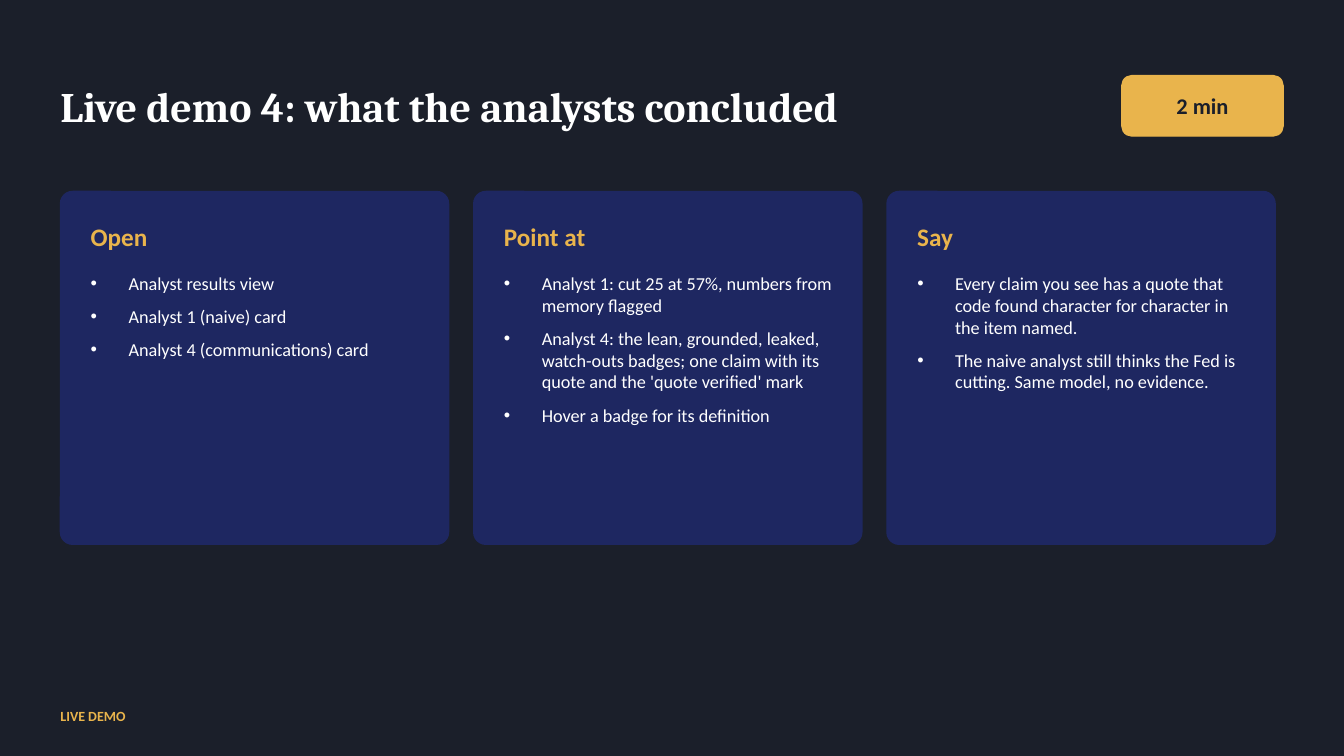
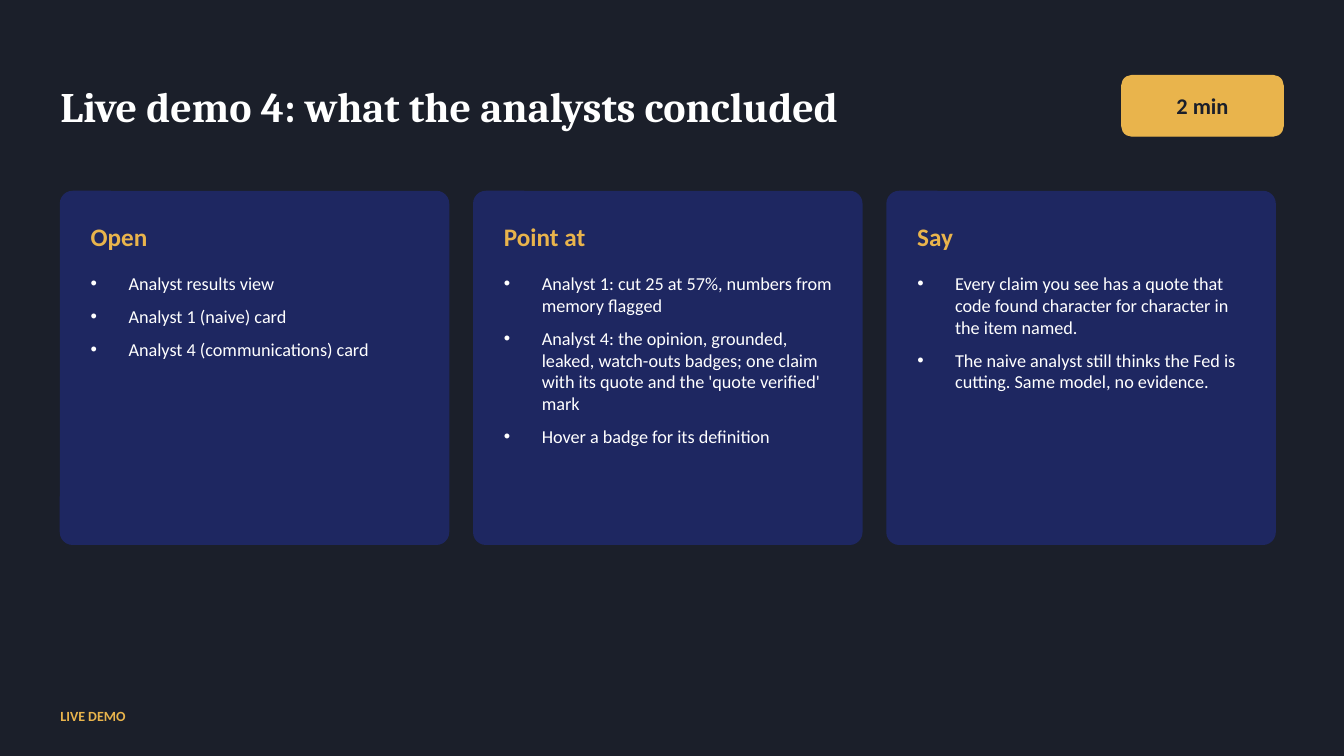
Before and after one commit to kmt112/fed-forecast, a slide deck: slide 16 of docs/FedCast_Fullerton.pptx (slide 15 before the commit). Drawn at 1344x756 pixels with LibreOffice and Linux fonts; fonts in the diff are those of the drawing. Boxes give left, top, right and bottom in pixels: in the first picture for what was removed or moved away, otherwise in the second. Text is boxed around its words. In the diff, an @@ line names an element or a change of style, - is before the commit and + after.

```diff
--- a/docs/FedCast_Fullerton.pptx
+++ b/docs/FedCast_Fullerton.pptx
@@ text at <box>542,332,820,410</box>: text changed @@
-• Analyst 4: the lean, grounded, leaked, watch-outs badges; one claim with its quote and the 'quote verified' mark
+• Analyst 4: the opinion, grounded, leaked, watch-outs badges; one claim with its quote and the 'quote verified' mark
```
Also in this commit, not shown: 8 other slides changed, 1 slide added, 2 other files.
